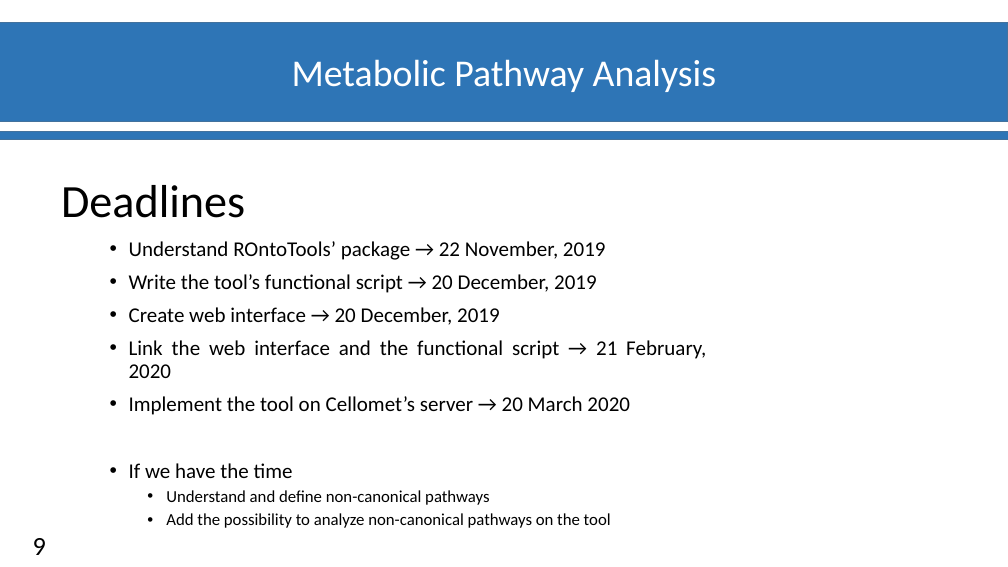
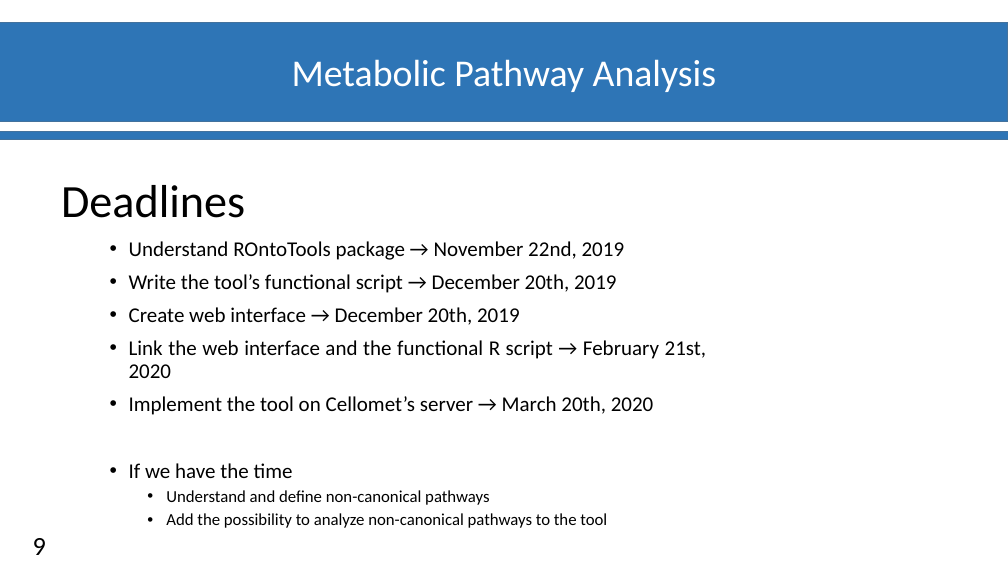
Before and after one commit to materrien/Projet-INSERM, a slide deck: slide 10 of Diapos_Suivit_projet.pptx. Drawn at 1008x567 pixels with LibreOffice and Linux fonts; fonts in the diff are those of the drawing; background and template pictures are left out. Boxes give left, top, right and bottom in pixels: in the first picture for what was removed or moved away, otherwise in the second. Text is boxed around its words. In the diff, an @@ line names an element or a change of style, - is before the commit and + after.

```diff
--- a/Diapos_Suivit_projet.pptx
+++ b/Diapos_Suivit_projet.pptx
@@ text at (x1=129, y1=241, x2=707, y2=415): text changed @@
-• Understand ROntoTools’ package → 22 November, 2019
-• Write the tool’s functional script → 20 December, 2019
-• Create web interface → 20 December, 2019
-• Link the web interface and the functional script → 21 February, 2020
-• Implement the tool on Cellomet’s server → 20 March 2020
+• Understand ROntoTools package → November 22nd, 2019
+• Write the tool’s functional script → December 20th, 2019
+• Create web interface → December 20th, 2019
+• Link the web interface and the functional R script → February 21st, 2020
+• Implement the tool on Cellomet’s server → March 20th, 2020
@@ text at (x1=166, y1=513, x2=607, y2=528): text changed @@
-  • Add the possibility to analyze non-canonical pathways on the tool
+  • Add the possibility to analyze non-canonical pathways to the tool
```
Also in this commit, not shown: 4 other slides changed.
